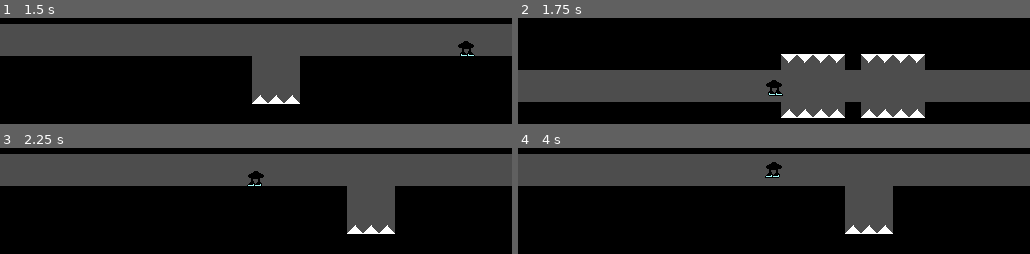
Above: before the commit, frames 1-4 (two rows, left to right).
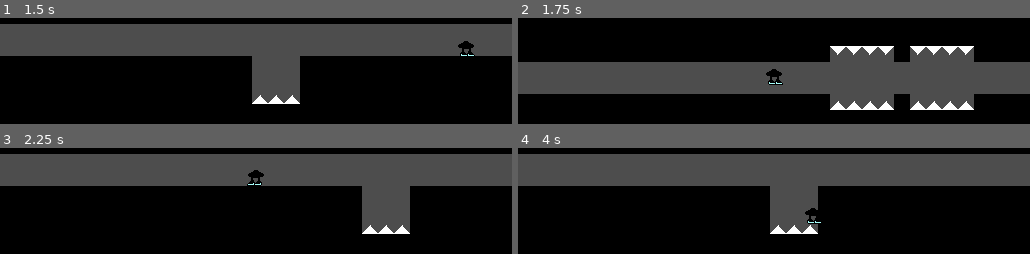
Above: after the commit, the same moments.

Repository: OliveADay/InvertedParadox
Game: Godot game, scene res://world.tscn
Two runs of this game, one before a commit and one after it. Both use one fixed random seed, a clock stepped at 60 frames per second and the inputs below.
Inputs:
- Up to frame 1 (1.5 s): tap Enter at 0.5 s; hold Right (move_right) from 0.53 s (still down); tap Up (shift_up) at 0.77 s
- Up to frame 2 (1.75 s): keep holding Right (move_right); tap Up (shift_up) at 1.52 s
- Up to frame 3 (2.25 s): release Right (move_right) at 2.03 s; hold Left (move_left) from 2.03 s (still down)
- Up to frame 4 (4 s): release Left (move_left) at 2.78 s; hold Right (move_right) from 2.78 s (still down); tap Up (shift_up) at 3.02, 3.77 s

Frame 1 is identical in both runs. In frame 2, 20% of the frame differs, in the area x 0-100%, y 26-95%; in frame 3, 2.8%; in frame 4, 8.6%.

Commit message:
bounds_update

Diff:
--- a/L2.tscn
+++ b/L2.tscn
@@ -10,10 +10,11 @@
 layer_0/tile_data = PackedInt32Array(29, 0, 0, 1114141, 0, 0, 1114112, 0, 0, 1114113, 0, 0, 1114114, 0, 0, 1114115, 0,  …(16885 unchanged characters)…
 
 [node name="Player" parent="." instance=ExtResource("2_u8p0o")]
-position = Vector2(74, 144)
+position = Vector2(25, 141)
 
 [node name="Camera2D" parent="Player" index="3"]
 limit_left = -500
+limit_top = 10
 limit_right = 486
 
 [node name="LevelTrans2" parent="." instance=ExtResource("3_3rqi8")]
--- a/L3.tscn
+++ b/L3.tscn
@@ -10,11 +10,13 @@
 layer_0/tile_data = PackedInt32Array(29, 0, 0, 1114141, 0, 0, 1114112, 0, 0, 1114113, 0, 0, 1114114, 0, 0, 1114115, 0,  …(13766 unchanged characters)…
 
 [node name="Player" parent="." instance=ExtResource("2_6tg06")]
-position = Vector2(-267, 140)
+position = Vector2(-260, 147)
 
 [node name="Camera2D" parent="Player" index="3"]
 limit_left = -277
+limit_top = -2
 limit_right = 472
+limit_bottom = 341
 
 [node name="LevelTrans" parent="." instance=ExtResource("3_gwaax")]
 position = Vector2(490, 208)
